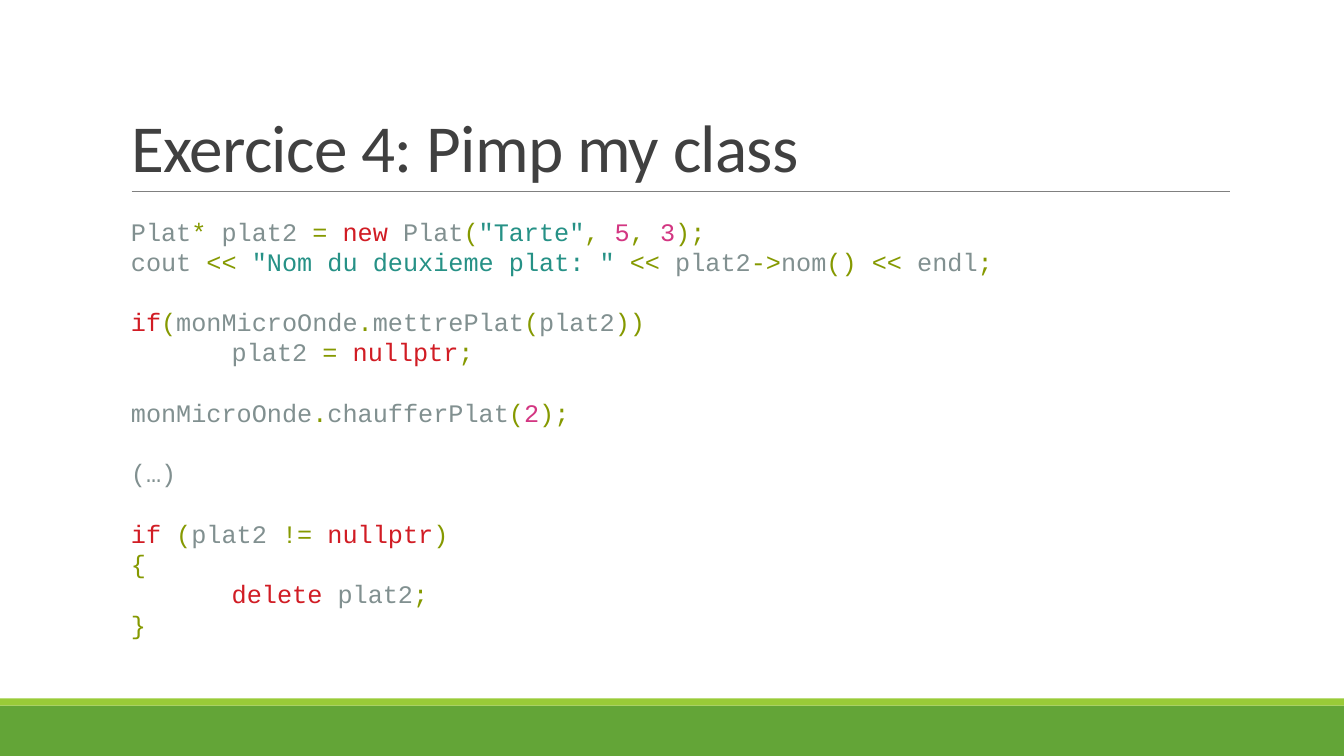
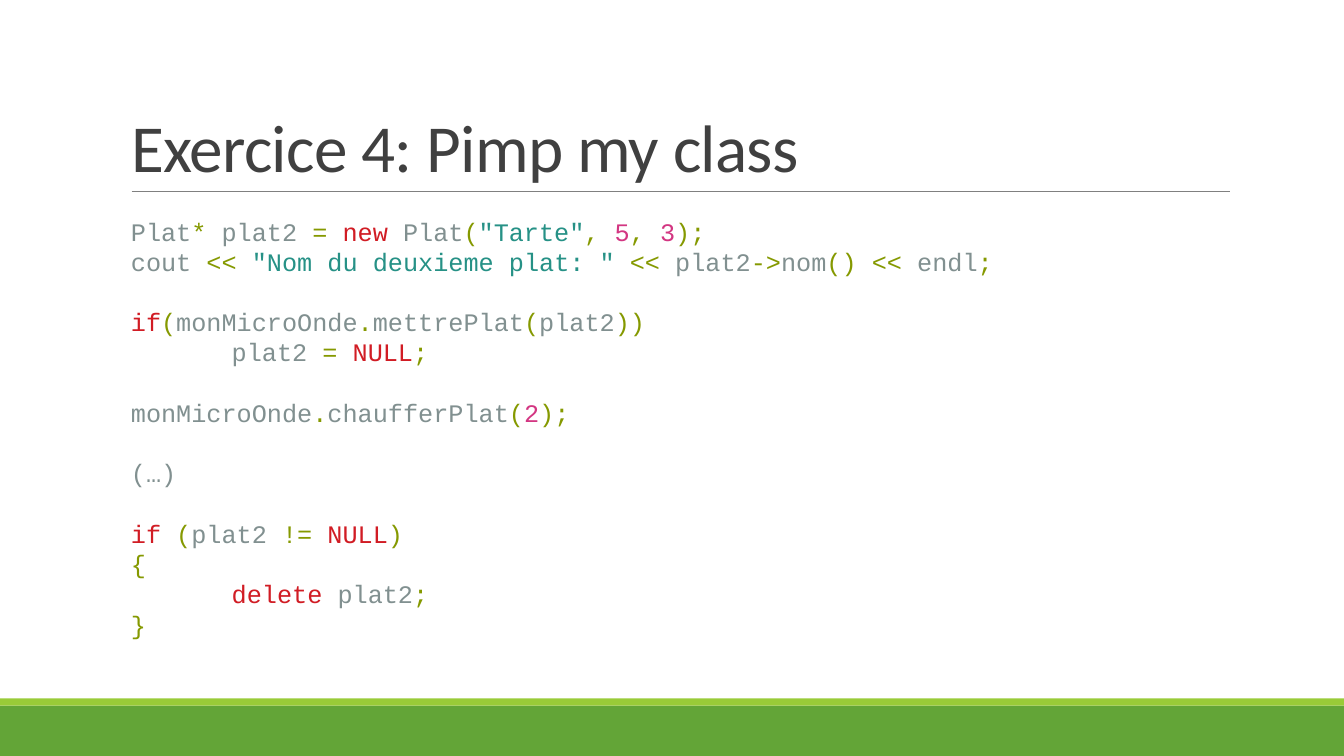
Before and after one commit to JDIS/AtelierCpp, a slide deck: slide 38 of Presentation.pptx. Drawn at 1344x756 pixels with LibreOffice and Linux fonts; fonts in the diff are those of the drawing. Boxes give left, top, right and bottom in pixels: in the first picture for what was removed or moved away, otherwise in the second. Text is boxed around its words. In the diff, an @@ line names an element or a change of style, - is before the commit and + after.

Commit message:
Correct null ptr

```diff
--- a/Presentation.pptx
+++ b/Presentation.pptx
@@ text at (x1=232, y1=343, x2=429, y2=366): text changed; text colour #D11C24 to #819090 @@
-plat2 = nullptr;
+plat2 = NULL;
@@ text at (x1=131, y1=524, x2=403, y2=549): text changed @@
-if (plat2 != nullptr)
+if (plat2 != NULL)
```
Also in this commit, not shown: 4 other slides changed.
